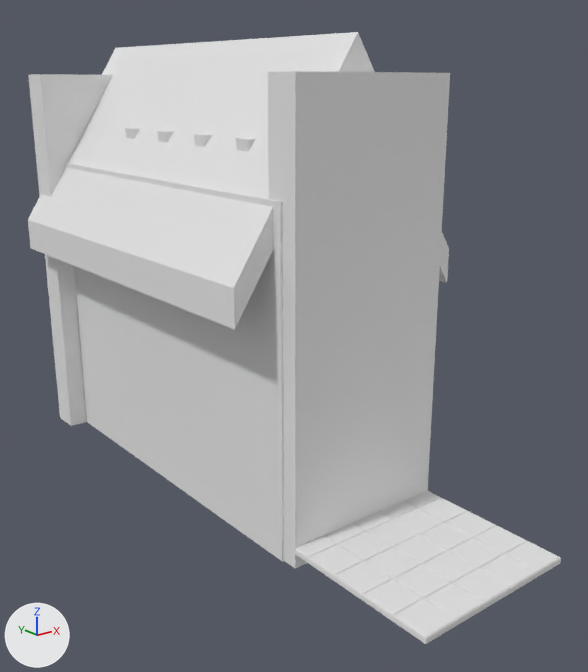
An edit to the Blender file Group6-Game/Assets/BlenderModels/Zone01-Tutorial.blend, drawn before and after from the same camera.
Before and after are seen from a 50 mm lens placed at (-28.1, -42.8, 23.2), pointed at (0.6, -6.9, 8.9). Lighting does not change. The marker at lower left points along +X, +Y and +Z.
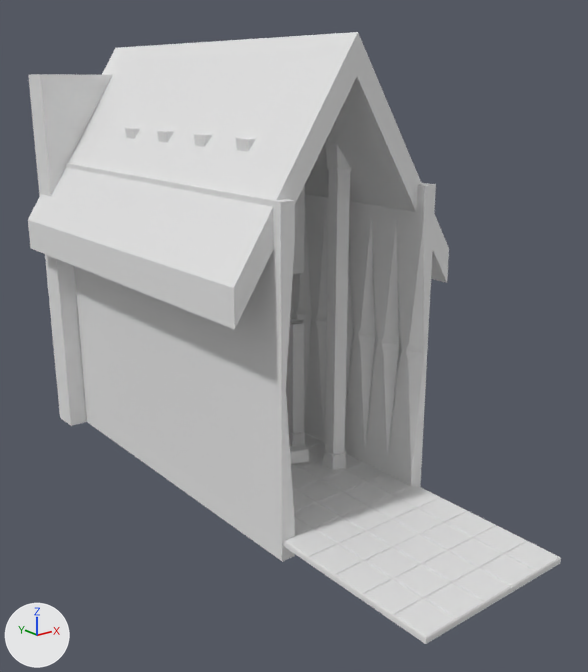
Boxes [x1, y1, x2, y2] around the edits, measured in the pictures (588 x 672 px):
'Cube', hidden: before [268, 71, 450, 569]
'Wall_R', unchanged, uncovered by the edit: after [285, 183, 436, 487]
'Cylinder.017', unchanged, uncovered by the edit: after [323, 143, 352, 470]
'Cylinder.006', unchanged, uncovered by the edit: after [286, 319, 306, 446]

Edits to the bpy script that builds the scene:
```text
Change ob_cube:
    add ob_cube.hide_set(True)
```
